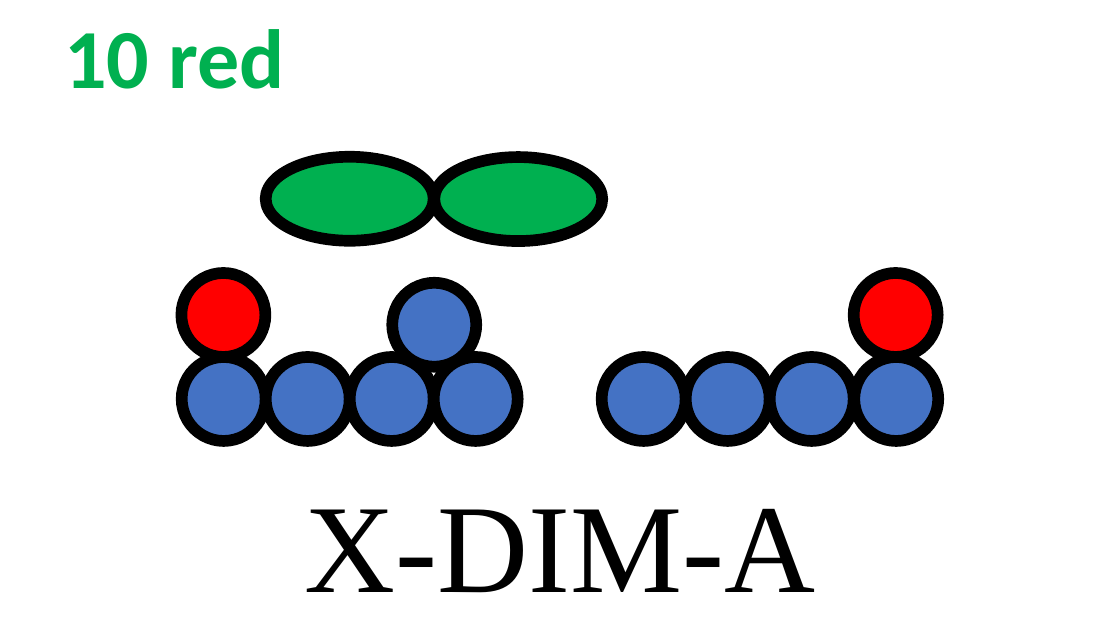
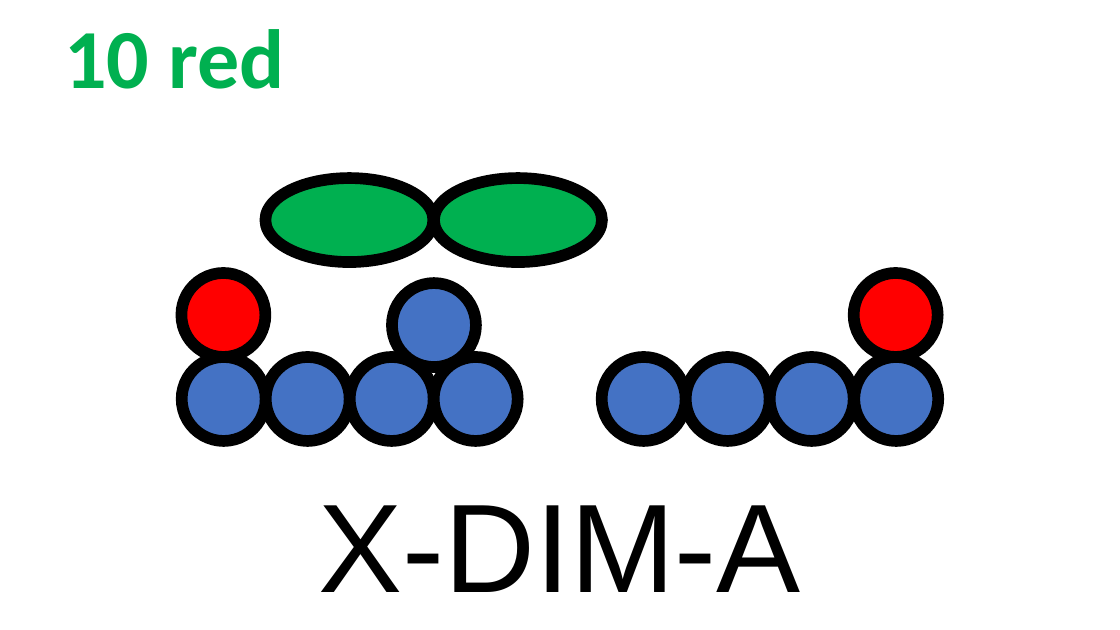
Before and after one commit to rzk1/ullmann, a slide deck: slide 19 of Labels/labels.pptx (slide 16 before the commit). Drawn at 1120x630 pixels with LibreOffice and Linux fonts; fonts in the diff are those of the drawing. Boxes give left, top, right and bottom in pixels: in the first picture for what was removed or moved away, otherwise in the second. Text is boxed around its words. In the diff, an @@ line names an element or a change of style, - is before the commit and + after.

```diff
--- a/Labels/labels.pptx
+++ b/Labels/labels.pptx
@@ ellipse: place and size @@
-ellipse at [266,157,434,241]
+ellipse at [266,178,434,262]
@@ ellipse: place and size @@
-ellipse at [434,157,602,241]
+ellipse at [434,178,602,262]
@@ text "X-DIM-A": place and size @@
-text "X-DIM-A" at [304,508,815,593]
+text "X-DIM-A" at [318,505,801,592]
@@ text "X-DIM-A" at [318,505,801,592]: font Times New Roman to Arial @@
```
Also in this commit, not shown: 23 other slides changed, 14 slides added, 45 other files.
